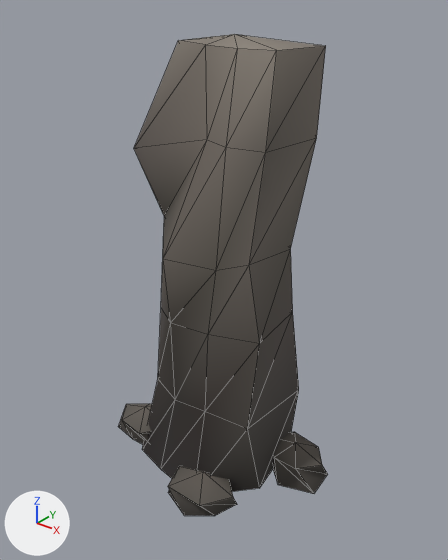
Renders of the glTF model public/kk/home/ring_stone.glb from each side of a commit.
Both versions are drawn from a 50 mm camera at (1.068, -1.3, 1.456) aimed at (0.02, 0.011, 0.644). The axes (+X, +Y, +Z) are drawn at lower left. The lights are the same throughout. The picture after the commit comes second. Mesh edges are drawn as thin lines. Vertices at exactly the same position are counted once.

Names of what the first picture shows: 'ring_stone'.
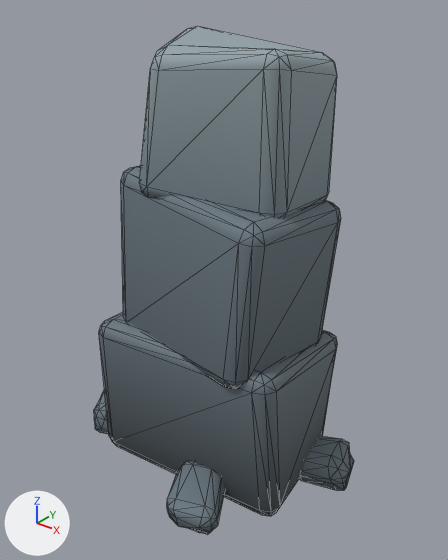
Changed parts and their boxes [x1, y1, x2, y2] in the pictures (448 x 560 px):
'ring_stone', reshaped (24% wider)
    before: [118, 34, 328, 516]
    after: [94, 26, 354, 534]
part 1 of me_ring_stone, rebuilt (15% wider, 51% shorter)
    before: [134, 34, 326, 492]
    after: [121, 165, 341, 389]
part 2 of me_ring_stone, rebuilt (14% narrower, 45% taller)
    before: [168, 466, 237, 516]
    after: [167, 461, 226, 534]
part 3 of me_ring_stone, added
    after: [99, 312, 338, 516]
part 4 of me_ring_stone, added
    after: [139, 26, 337, 217]
part 5 of me_ring_stone, added
    after: [299, 436, 354, 490]
part 6 of me_ring_stone, added
    after: [94, 391, 109, 434]
part 7 of me_ring_stone, deleted
    before: [273, 432, 328, 494]
part 8 of me_ring_stone, deleted
    before: [118, 404, 152, 445]

The change in detail:
me_ring_stone is used by ob_ring_stone; location (0.0, 0.0, 0.0).
me_ring_stone had 105 vertices, 184 faces and spanned x -0.364..0.367, y -0.295..0.301, z -0.04..1.326.
me_ring_stone now has 392 vertices, 756 faces and spans x -0.455..0.447, y -0.373..0.365, z 0.0..1.341.
me_ring_stone part 1: the loose piece of 49 vertices spanning x -0.222..0.225, y -0.224..0.272, z 0.0..1.326 is rebuilt with 56 vertices and now spans x -0.252..0.318, y -0.226..0.209, z 0.451..0.976.
me_ring_stone part 2: the loose piece of 14 vertices spanning x 0.004..0.226, y -0.295..-0.131, z -0.04..0.1 is rebuilt with 56 vertices and now spans x 0.035..0.247, y -0.373..-0.158, z 0.0..0.124.
me_ring_stone part 3: a new loose piece of 56 vertices spanning x -0.342..0.342, y -0.258..0.225, z 0.0..0.519, in mat_plant.
me_ring_stone part 4: a new loose piece of 56 vertices spanning x -0.198..0.28, y -0.177..0.205, z 0.886..1.341, in mat_plant.
me_ring_stone part 5: a new loose piece of 56 vertices spanning x 0.217..0.447, y 0.021..0.214, z 0.0..0.108, in mat_plant.
me_ring_stone part 6: a new loose piece of 56 vertices spanning x -0.455..-0.209, y -0.218..-0.009, z 0.0..0.127, in mat_plant.
Part 7, on me_ring_stone:
14 vertices are removed from x 0.142..0.367, y -0.009..0.181, z -0.04..0.1.
24 faces are deleted.
Part 8, on me_ring_stone:
28 vertices are removed from x -0.364..0.001, y -0.177..0.301, z -0.04..0.1.
48 faces are deleted.
Other edits to the shape of me_ring_stone do not show in these pictures.
